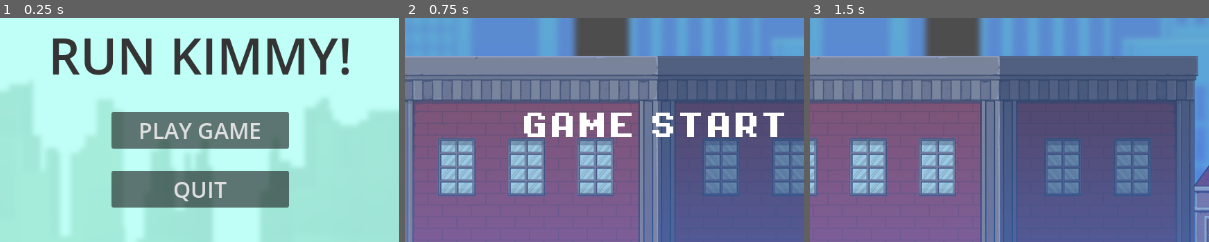
Above: before the commit, frames 1-3 (left to right).
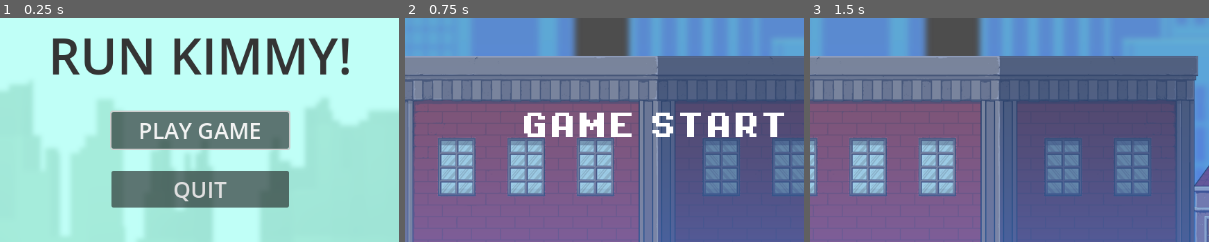
Above: after the commit, the same moments.

Repository: Chantology/runkimmy
Game: Godot game, scene res://scenes/ui/main_menu.tscn
Same seed, same stepped clock (60 frames per second), same inputs: the game is played once before the commit and once after it.
Inputs:
- Up to frame 1 (0.25 s): no input
- Up to frame 2 (0.75 s): click "PLAY GAME" at 0.5 s
- Up to frame 3 (1.5 s): tap Enter (ui_accept) at 1.25 s; hold Right (ui_right) from 1.28 s (still down)
The pictures show only the part of the screen within x 19-69%, y 26-76%; the shares and areas given below are measured in that part.

The runs differ from the first frame. In frame 1, 0.5% of the frame differs, in the area x 27-73%, y 41-59%; in frame 2, nothing differs; in frame 3, nothing differs.

Commit message:
- update main menu fix

Diff:
--- a/scenes/level.tscn
+++ b/scenes/level.tscn
@@ -19,7 +19,6 @@
 [node name="ground" parent="." instance=ExtResource("4_y45jr")]
 
 [node name="Camera2D" type="Camera2D" parent="."]
-position = Vector2(576, -576)
 
 [node name="HUD" parent="." instance=ExtResource("5_tvmax")]
 
--- a/scenes/ui/game_over.tscn
+++ b/scenes/ui/game_over.tscn
@@ -1,4 +1,6 @@
-[gd_scene format=3 uid="uid://crd8kfjvmnjgs"]
+[gd_scene load_steps=2 format=3 uid="uid://crd8kfjvmnjgs"]
+
+[ext_resource type="Script" path="res://scripts/mainmenu_button.gd" id="1_tbkym"]
 
 [node name="GameOver" type="CanvasLayer"]
 
@@ -18,3 +20,4 @@
 size_flags_vertical = 4
 text = "RESTART
 "
+script = ExtResource("1_tbkym")
--- a/scenes/ui/main_menu.tscn
+++ b/scenes/ui/main_menu.tscn
@@ -1,7 +1,8 @@
-[gd_scene load_steps=6 format=3 uid="uid://dlddah4t5g58u"]
+[gd_scene load_steps=7 format=3 uid="uid://dlddah4t5g58u"]
 
 [ext_resource type="Script" path="res://scripts/main_menu.gd" id="1_0d50q"]
 [ext_resource type="Texture2D" uid="uid://cqtyhjy4vfxgd" path="res://assets/sprites/Background_Layer_1.png" id="2_r3rwq"]
+[ext_resource type="Script" path="res://scripts/mainmenu_button.gd" id="3_8da4d"]
 
 [sub_resource type="SystemFont" id="SystemFont_ggwnf"]
 msdf_pixel_range = 17
@@ -76,6 +77,7 @@
 theme_override_fonts/font = SubResource("SystemFont_jg1l5")
 theme_override_font_sizes/font_size = 32
 text = "PLAY GAME"
+script = ExtResource("3_8da4d")
 
 [node name="Quit Button" type="Button" parent="MarginContainer/VBoxContainer"]
 custom_minimum_size = Vector2(256, 0)
